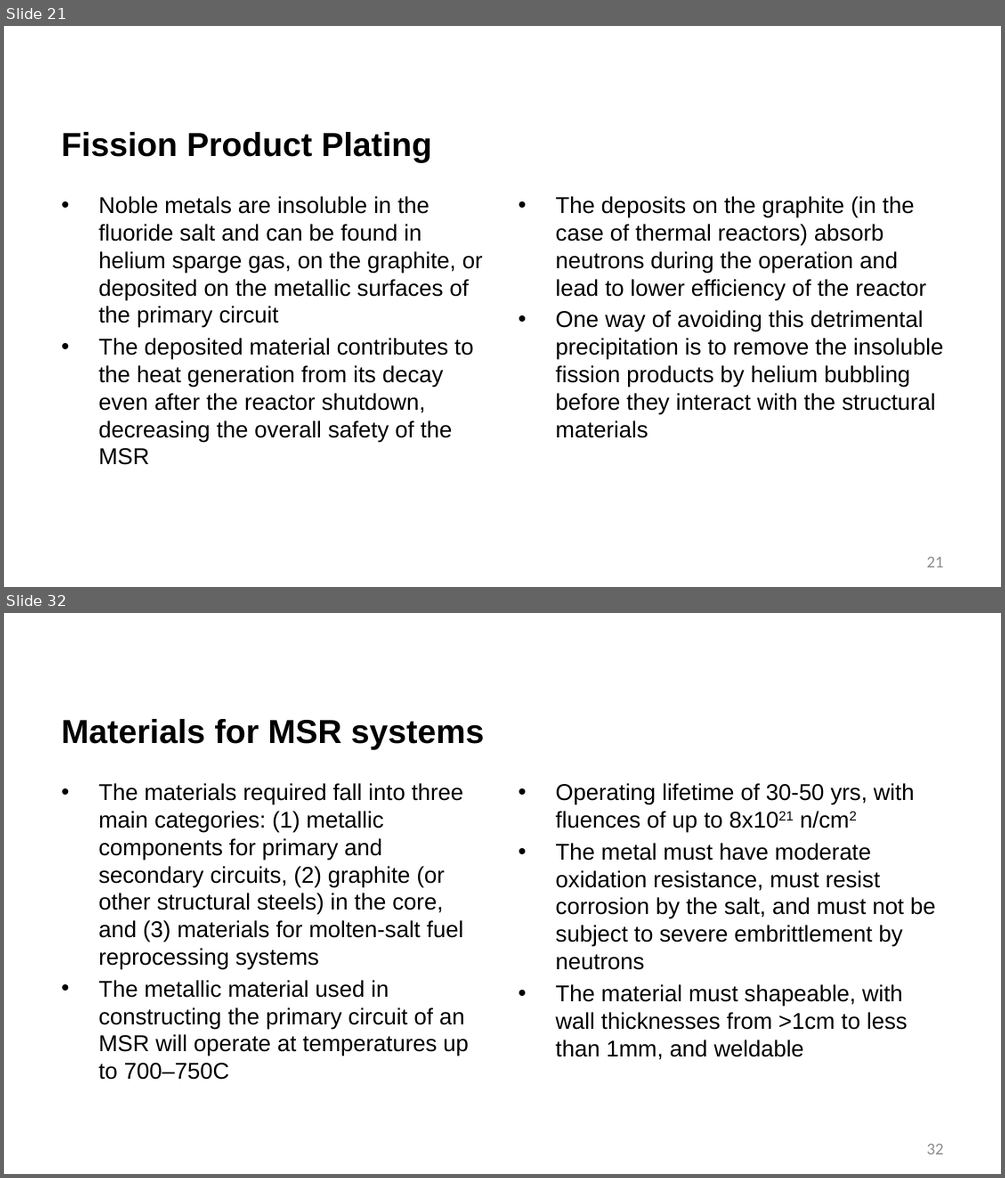
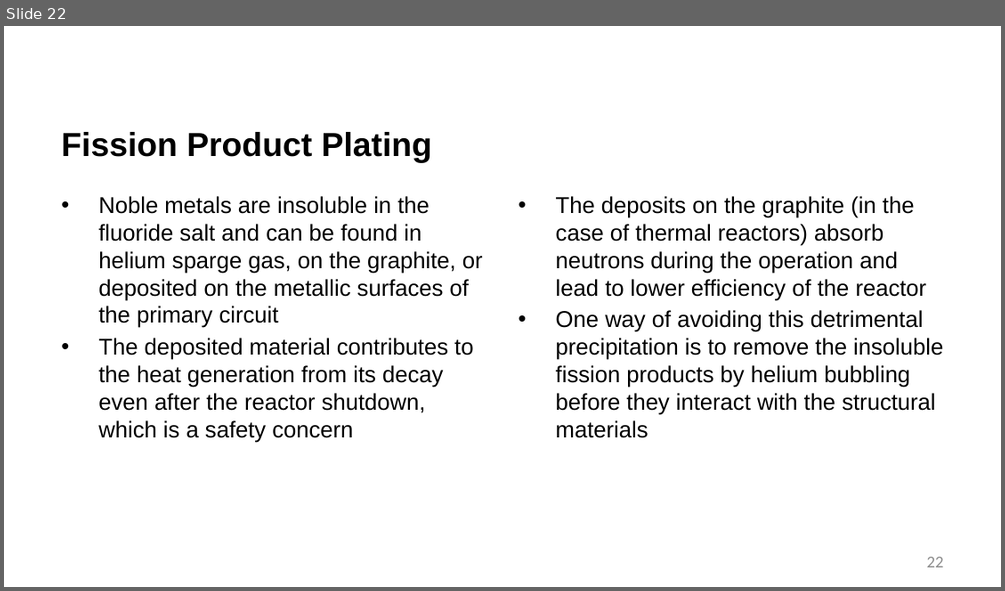
Before and after one commit to benbeeler/TEACHING, a slide deck: Advanced Reactor Materials/Fall2026/Lec14_MoltenSalts.pptx. Shown one above the other, each under a label of ours: slides 21 and 32 before the commit, slide 22 after it; the slides between them are not shown. The pictures are 1005x1178 and 1005x591 pixels, drawn with LibreOffice and Linux fonts; fonts in the diff are those of the drawing; background and template pictures are left out. Boxes give left, top, right and bottom in pixels: in the first picture for what was removed or moved away, otherwise in the second. Text is boxed around its words. In the diff, an @@ line names an element or a change of style, - is before the commit and + after.

```diff
--- a/Advanced Reactor Materials/Fall2026/Lec14_MoltenSalts.pptx
+++ b/Advanced Reactor Materials/Fall2026/Lec14_MoltenSalts.pptx
@@ slide 32 removed at (x1=4, y1=613, x2=1001, y2=1174), background #FFFFFF @@
@@ title removed at (x1=61, y1=719, x2=484, y2=750) @@
-Materials for MSR systems
@@ text removed at (x1=98, y1=783, x2=469, y2=1079) @@
-• The materials required fall into three main categories: (1) metallic components for primary and secondary circuits, (2) graphite (or other structural steels) in the core, and (3) materials for molten-salt fuel reprocessing systems
-• The metallic material used in constructing the primary circuit of an MSR will operate at temperatures up to 700–750C
@@ text removed at (x1=556, y1=783, x2=935, y2=1060) @@
-• Operating lifetime of 30-50 yrs, with fluences of up to 8x1021 n/cm2
-• The metal must have moderate oxidation resistance, must resist corrosion by the salt, and must not be subject to severe embrittlement by neutrons
-• The material must shapeable, with wall thicknesses from >1cm to less than 1mm, and weldable
@@ page number removed at (x1=927, y1=1143, x2=944, y2=1154) @@
-32
@@ what was slide 21 is now slide 22 @@
@@ slide 22 changed as well @@
@@ text at (x1=98, y1=338, x2=473, y2=443): text changed @@
-• The deposited material contributes to the heat generation from its decay even after the reactor shutdown, decreasing the overall safety of the MSR
+• The deposited material contributes to the heat generation from its decay even after the reactor shutdown, which is a safety concern
@@ page number at (x1=927, y1=556, x2=944, y2=567): text changed @@
-21
+22
```
Also in this commit, not shown: 13 other slides changed, 1 slide added, 23 other slides removed, 17 other files.
